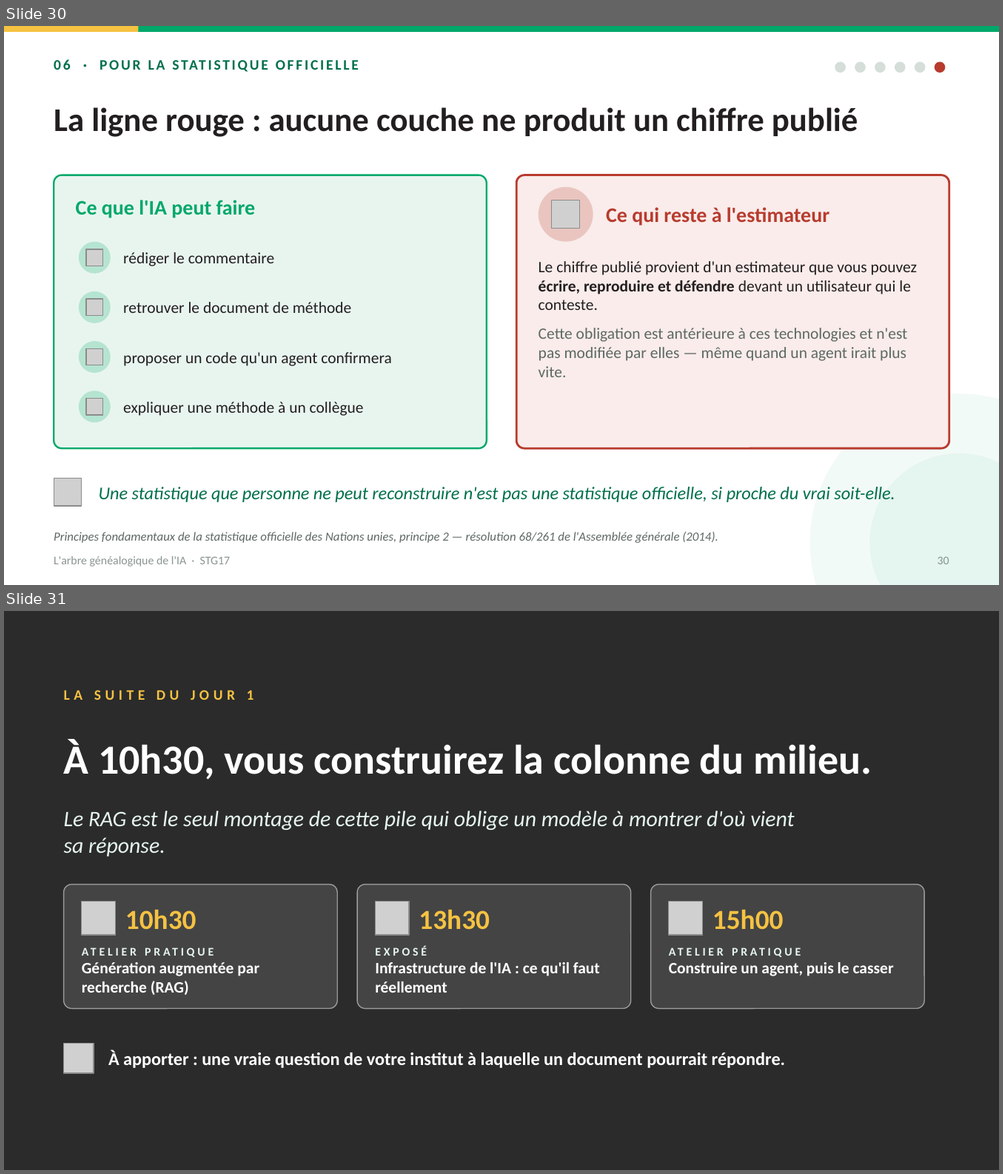
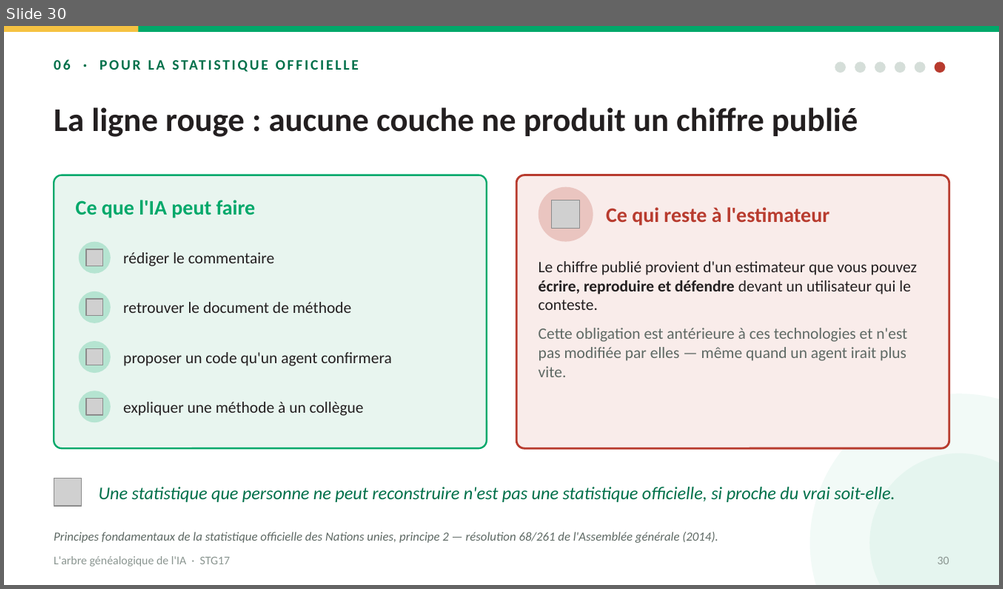
Before and after one commit to datainnov4africa-web/stg17-workshop, a slide deck: docs/downloads/Day1/1005_ai-family-tree_FR.pptx. Shown one above the other, each under a label of ours: slides 30 and 31 before the commit, slide 30 after it. The pictures are 1003x1174 and 1003x589 pixels, drawn with LibreOffice and Linux fonts; fonts in the diff are those of the drawing; grey boxes stand for pictures; background and template pictures are left out; a plain dark background stands for a picture behind light text. Boxes give left, top, right and bottom in pixels: in the first picture for what was removed or moved away, otherwise in the second. Text is boxed around its words. In the diff, an @@ line names an element or a change of style, - is before the commit and + after.

```diff
--- a/docs/downloads/Day1/1005_ai-family-tree_FR.pptx
+++ b/docs/downloads/Day1/1005_ai-family-tree_FR.pptx
@@ slide 31 removed at [4, 611, 999, 1170], background picture (left out) @@
@@ text removed at [64, 690, 254, 700] @@
-LA SUITE DU JOUR 1
@@ text removed at [64, 739, 872, 780] @@
-À 10h30, vous construirez la colonne du milieu.
@@ text removed at [64, 811, 794, 857] @@
-Le RAG est le seul montage de cette pile qui oblige un modèle à montrer d'où vient sa réponse.
@@ rounded rectangle removed at [64, 885, 337, 1009] @@
@@ rounded rectangle removed at [357, 885, 631, 1009] @@
@@ rounded rectangle removed at [651, 885, 924, 1009] @@
@@ picture removed at [82, 901, 116, 935] @@
@@ text removed at [125, 910, 196, 929] @@
-10h30
@@ picture removed at [375, 901, 409, 935] @@
@@ text removed at [418, 910, 489, 929] @@
-13h30
@@ picture removed at [669, 901, 702, 935] @@
@@ text removed at [712, 910, 783, 929] @@
-15h00
@@ text removed at [82, 963, 259, 995] @@
-ATELIER PRATIQUE
-Génération augmentée par recherche (RAG)
@@ text removed at [375, 945, 600, 993] @@
-EXPOSÉ
-Infrastructure de l'IA : ce qu'il faut réellement
@@ text removed at [669, 963, 893, 977] @@
-ATELIER PRATIQUE
-Construire un agent, puis le casser
@@ picture removed at [64, 1044, 94, 1073] @@
@@ text removed at [108, 1051, 785, 1068] @@
-À apporter : une vraie question de votre institut à laquelle un document pourrait répondre.
```
Also in this commit, not shown: 1 other slide removed, 11 other files.
